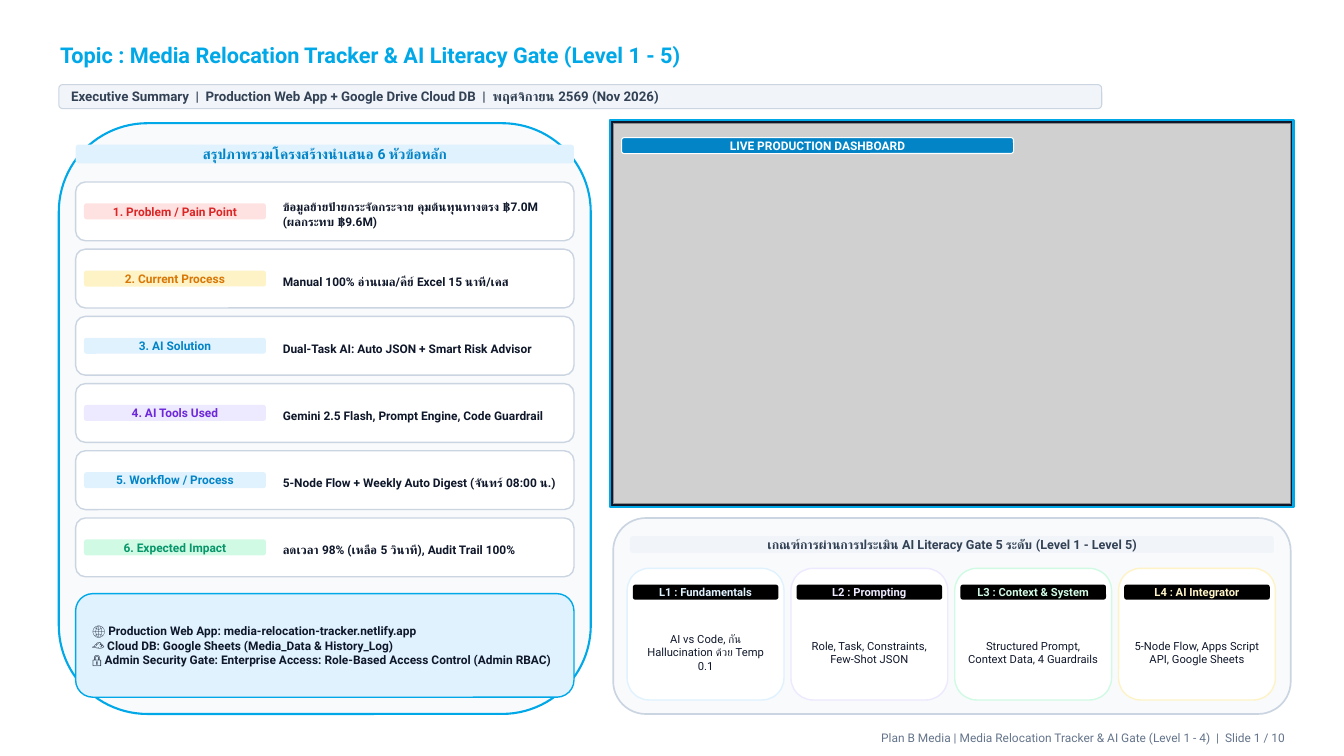
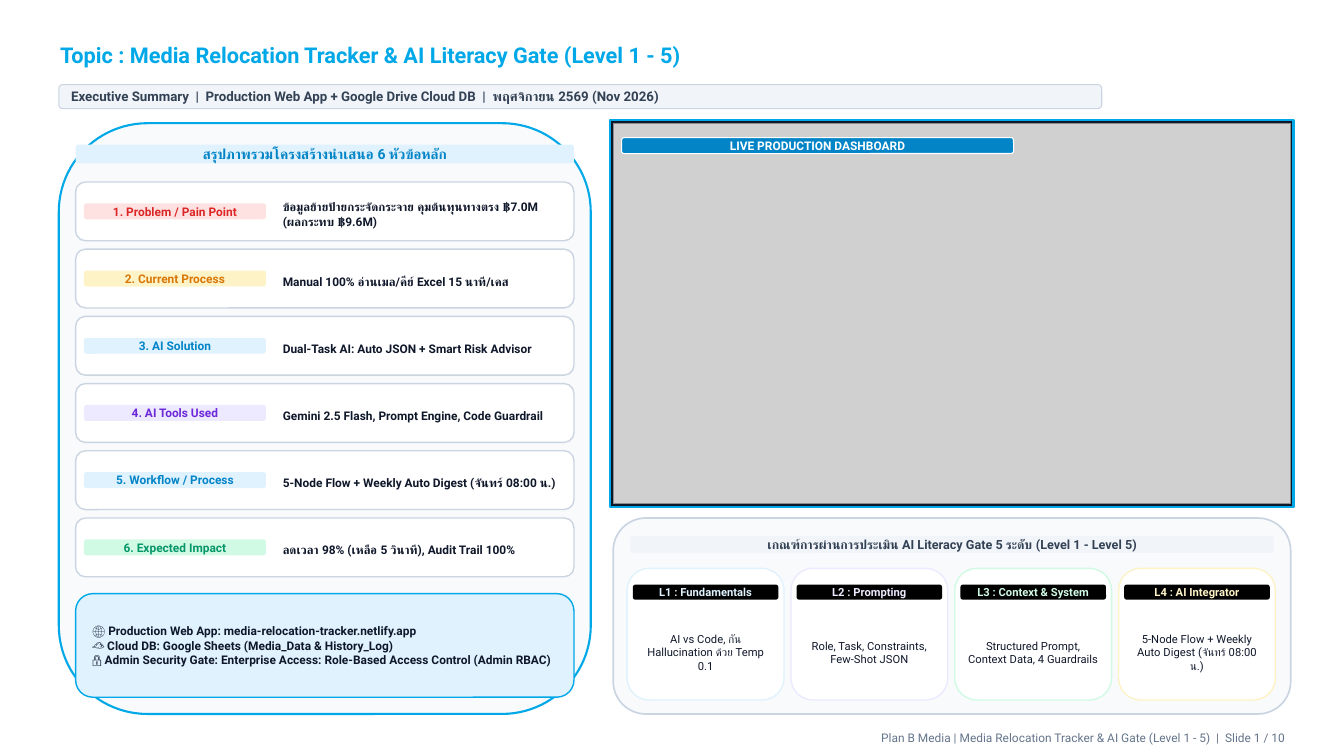
Before and after one commit to wasusangthong-sketch/media_relocation_dist, a slide deck: slide 1 of AI_Gate_Committee_Presentation_10slides.pptx. Drawn at 1344x756 pixels with LibreOffice and Linux fonts; fonts in the diff are those of the drawing; grey boxes stand for pictures; background and template pictures are left out. Boxes give left, top, right and bottom in pixels: in the first picture for what was removed or moved away, otherwise in the second. Text is boxed around its words. In the diff, an @@ line names an element or a change of style, - is before the commit and + after.

Commit message:
feat(presentation): include Level 5 Executive Email Digest & Weekly Inform trigger with real screenshots and updated demo video

```diff
--- a/AI_Gate_Committee_Presentation_10slides.pptx
+++ b/AI_Gate_Committee_Presentation_10slides.pptx
@@ text at [1137, 634, 1257, 673]: text changed @@
-5-Node Flow, Apps Script API, Google Sheets
+5-Node Flow + Weekly Auto Digest (จันทร์ 08:00 น.)
@@ text at [881, 733, 1284, 745]: text changed @@
-Plan B Media | Media Relocation Tracker & AI Gate (Level 1 - 4) | Slide 1 / 10
+Plan B Media | Media Relocation Tracker & AI Gate (Level 1 - 5) | Slide 1 / 10
```
Also in this commit, not shown: 2 other slides changed, 4 other files.
